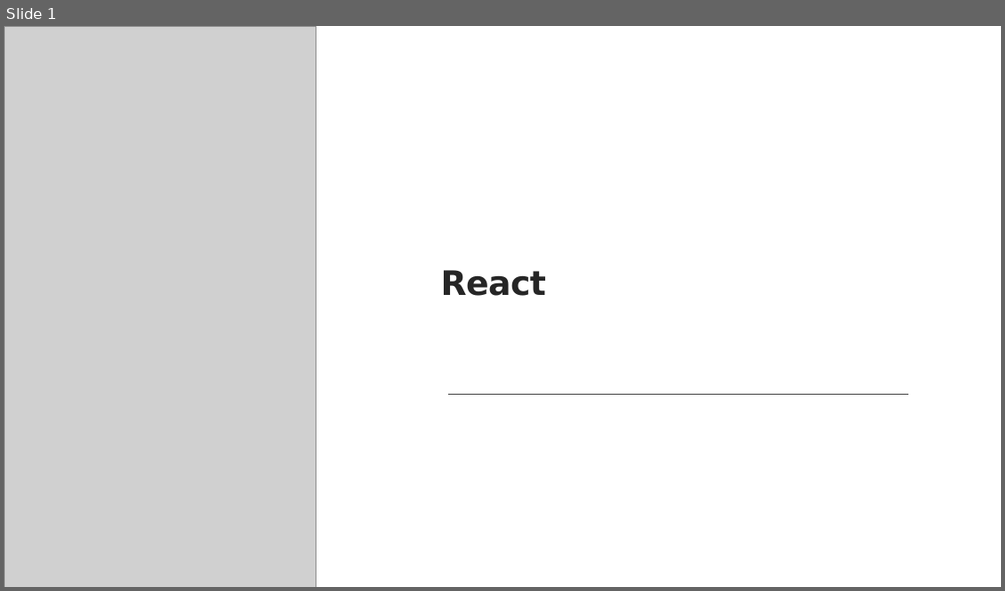
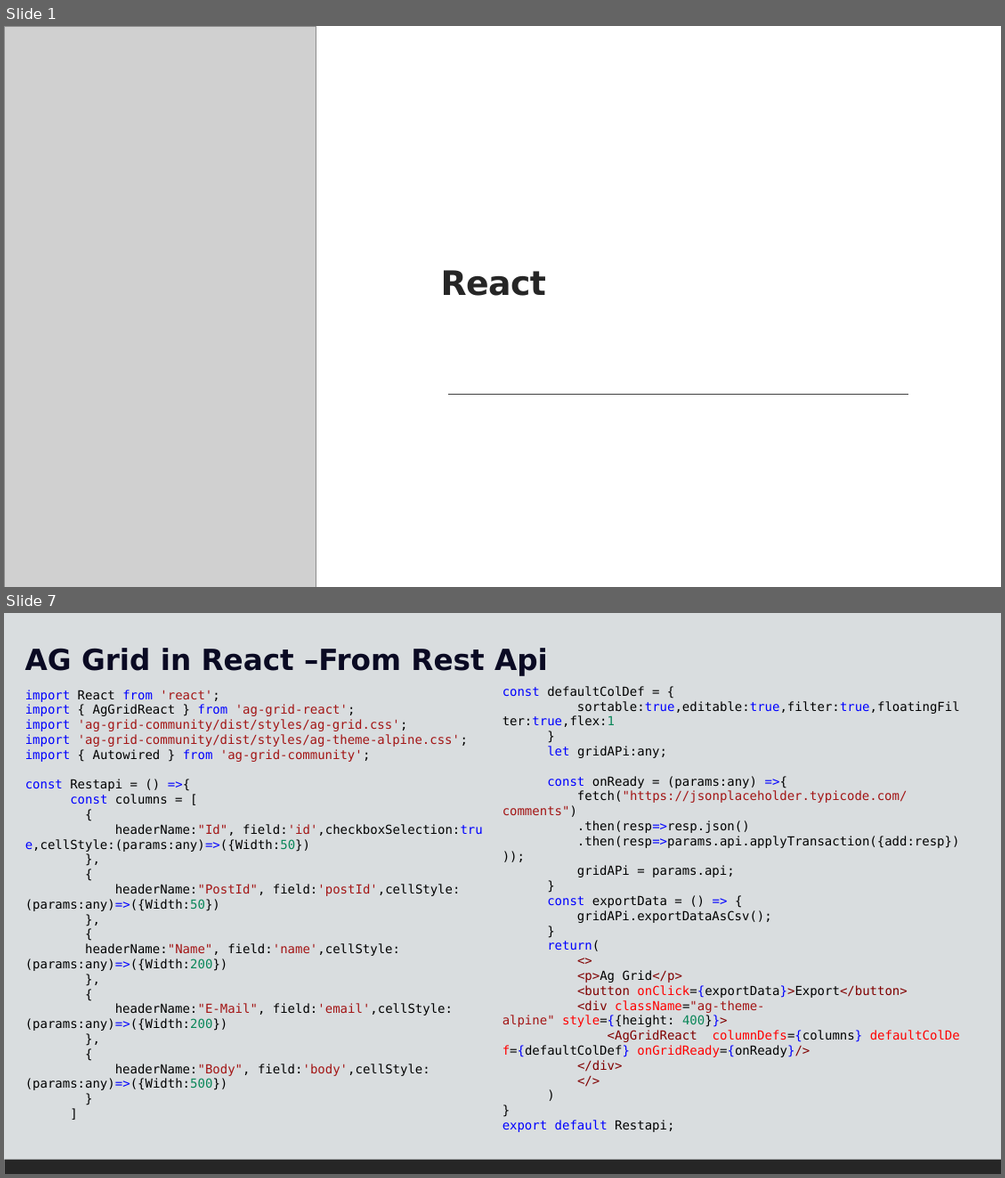
Before and after one commit to bharathi2k6/Learn_React, a slide deck: doc/React-7.pptx. Shown one above the other, each under a label of ours: slide 1 before the commit, slides 1 and 7 after it; the slides between them are not shown. The pictures are 1005x591 and 1005x1178 pixels, drawn with LibreOffice and Linux fonts; fonts in the diff are those of the drawing; grey boxes stand for pictures. Boxes give left, top, right and bottom in pixels: in the first picture for what was removed or moved away, otherwise in the second. Text is boxed around its words. In the diff, an @@ line names an element or a change of style, - is before the commit and + after.

Commit message:
AG grid

```diff
--- a/doc/React-7.pptx
+++ b/doc/React-7.pptx
@@ slide 7 added at [4, 613, 1001, 1174], background #FFFFFF; not listed: 1 template element that a slide beside it also shows @@
@@ rectangle added at [4, 613, 1001, 1159], fill #D9DDDF @@
@@ text added at [25, 648, 548, 676], 28 pt, text #0A0A23, bold @@
+AG Grid in React –From Rest Api
@@ text added at [25, 690, 483, 1090], 12 pt, text #000000 @@
+import React from 'react';
+import { AgGridReact } from 'ag-grid-react';
+import 'ag-grid-community/dist/styles/ag-grid.css';
+import 'ag-grid-community/dist/styles/ag-theme-alpine.css';
+import { Autowired } from 'ag-grid-community';
+const Restapi = () =>{
+const columns = [
+{
+headerName:"Id", field:'id',checkboxSelection:true,cellStyle:(params:any)=>({Width:50})
+},
+{
+headerName:"PostId", field:'postId',cellStyle:(params:any)=>({Width:50})
+},
+{
+headerName:"Name", field:'name',cellStyle:(params:any)=>({Width:200})
+},
+{
+headerName:"E-Mail", field:'email',cellStyle:(params:any)=>({Width:200})
+},
+{
+headerName:"Body", field:'body',cellStyle:(params:any)=>({Width:500})
+}
+]
@@ text added at [502, 686, 960, 1071], 12 pt, text #000000 @@
+const defaultColDef = {
+sortable:true,editable:true,filter:true,floatingFilter:true,flex:1
+}
+let gridAPi:any;
+const onReady = (params:any) =>{
+fetch("https://jsonplaceholder.typicode.com/comments")
+.then(resp=>resp.json()
+.then(resp=>params.api.applyTransaction({add:resp})));
+gridAPi = params.api;
+}
+const exportData = () => {
+gridAPi.exportDataAsCsv();
+}
+return(
+<>
+<p>Ag Grid</p>
+<button onClick={exportData}>Export</button>
+<div className="ag-theme-alpine" style={{height: 400}}>
+<AgGridReact columnDefs={columns} defaultColDef={defaultColDef} onGridReady={onReady}/>
+</div>
+</>
+)
+}
+export default Restapi;
```
Also in this commit, not shown: 1 slide changed, 6 other slides added, 24 other files.
